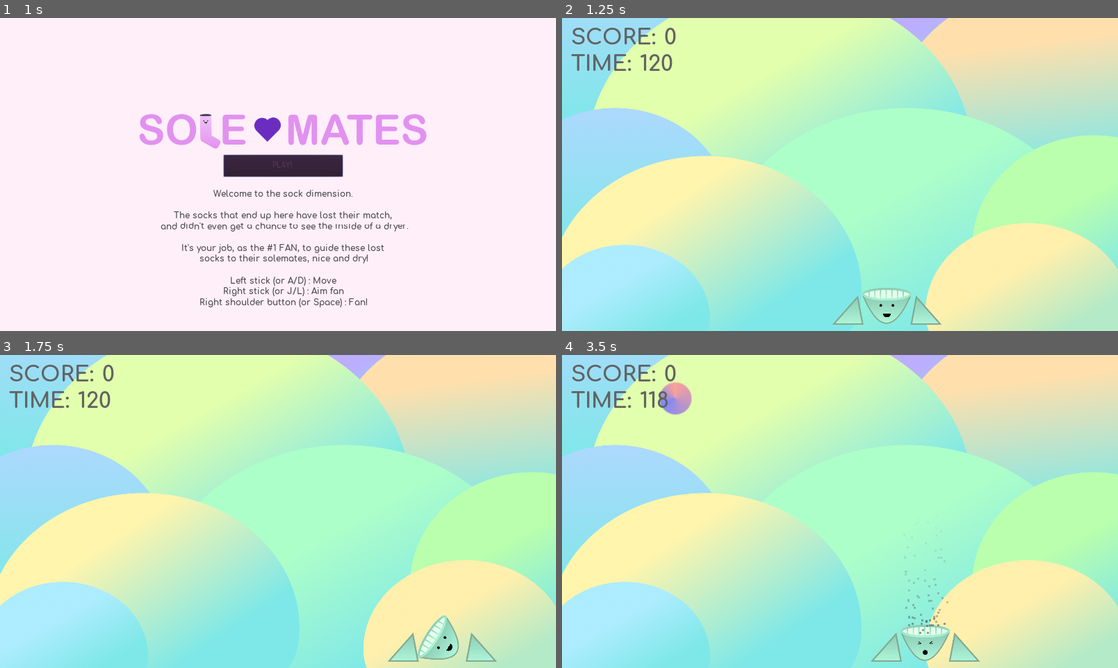
Above: before the commit, frames 1-4 (two rows, left to right).
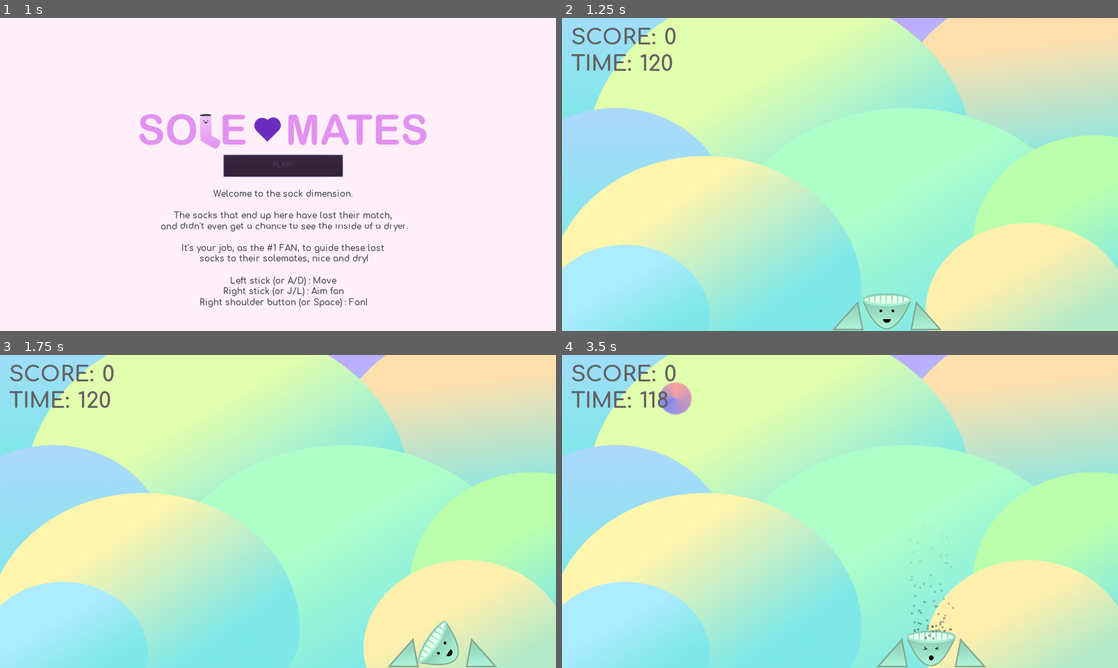
Above: after the commit, the same moments.

Repository: Dexterminator/solemates
Game: Godot game, scene res://Scenes/MainMenu/MainMenu.tscn
The game is run twice, just before and just after one commit, with the same random seed, the same clock (stepped at 60 frames per second) and the same inputs. Sound files missing from this copy of the repository are replaced by a short silence.
Inputs:
- Up to frame 1 (1 s): click "PLAY!" at 0.5 s
- Up to frame 2 (1.25 s): no input
- Up to frame 3 (1.75 s): tap Enter (ui_accept) at 1.25, 1.52 s; hold D (right) from 1.28 s (still down); hold J (aim_left) from 1.28 s (still down)
- Up to frame 4 (3.5 s): release D (right) at 2.03 s; release J (aim_left) at 2.03 s; hold A (left) 2.03-2.78 s; tap L (aim_right) at 2.1 s; tap Enter (ui_accept) at 2.27 s; hold D (right) from 2.78 s (still down); hold Space (fan) from 2.78 s (still down)

Frame 1 is identical in both runs. In frame 2, 1.0% of the frame differs, in the area x 48-69%, y 86-100%; in frame 3, 1.0%; in frame 4, 1.4%, in the area x 55-77%, y 64-100%.

Commit message:
Fixes

Diff:
--- a/Entities/Walls.tscn
+++ b/Entities/Walls.tscn
@@ -6,7 +6,7 @@
 bounce = 0.5
 
 [sub_resource type="RectangleShape2D" id=2]
-extents = Vector2( 630.111, 13.3834 )
+extents = Vector2( 647.562, 13.3834 )
 
 [sub_resource type="RectangleShape2D" id=3]
 extents = Vector2( 69.6462, 353.13 )
@@ -21,17 +21,17 @@
 texture = ExtResource( 1 )
 
 [node name="CollisionShape2D2" type="CollisionShape2D" parent="."]
-position = Vector2( 636.62, 720.234 )
+position = Vector2( 636.62, 732.234 )
 shape = SubResource( 2 )
 
 [node name="CollisionShape2D3" type="CollisionShape2D" parent="."]
-position = Vector2( 629.438, 14.4543 )
+position = Vector2( 629.438, -14.5457 )
 shape = SubResource( 2 )
 
 [node name="CollisionShape2D" type="CollisionShape2D" parent="."]
-position = Vector2( -55.9237, 366.127 )
+position = Vector2( -66.9237, 366.127 )
 shape = SubResource( 3 )
 
 [node name="CollisionShape2D4" type="CollisionShape2D" parent="."]
-position = Vector2( 1338.54, 362.615 )
+position = Vector2( 1350.54, 362.615 )
 shape = SubResource( 3 )
--- a/Scenes/Main/Main.tscn
+++ b/Scenes/Main/Main.tscn
@@ -31,7 +31,7 @@
 [node name="Walls" parent="." instance=ExtResource( 1 )]
 
 [node name="Sprite" parent="." instance=ExtResource( 4 )]
-position = Vector2( 748.174, 672.199 )
+position = Vector2( 748.174, 685.199 )
 
 [node name="AudioStreamPlayer" type="AudioStreamPlayer" parent="."]
 stream = ExtResource( 2 )
